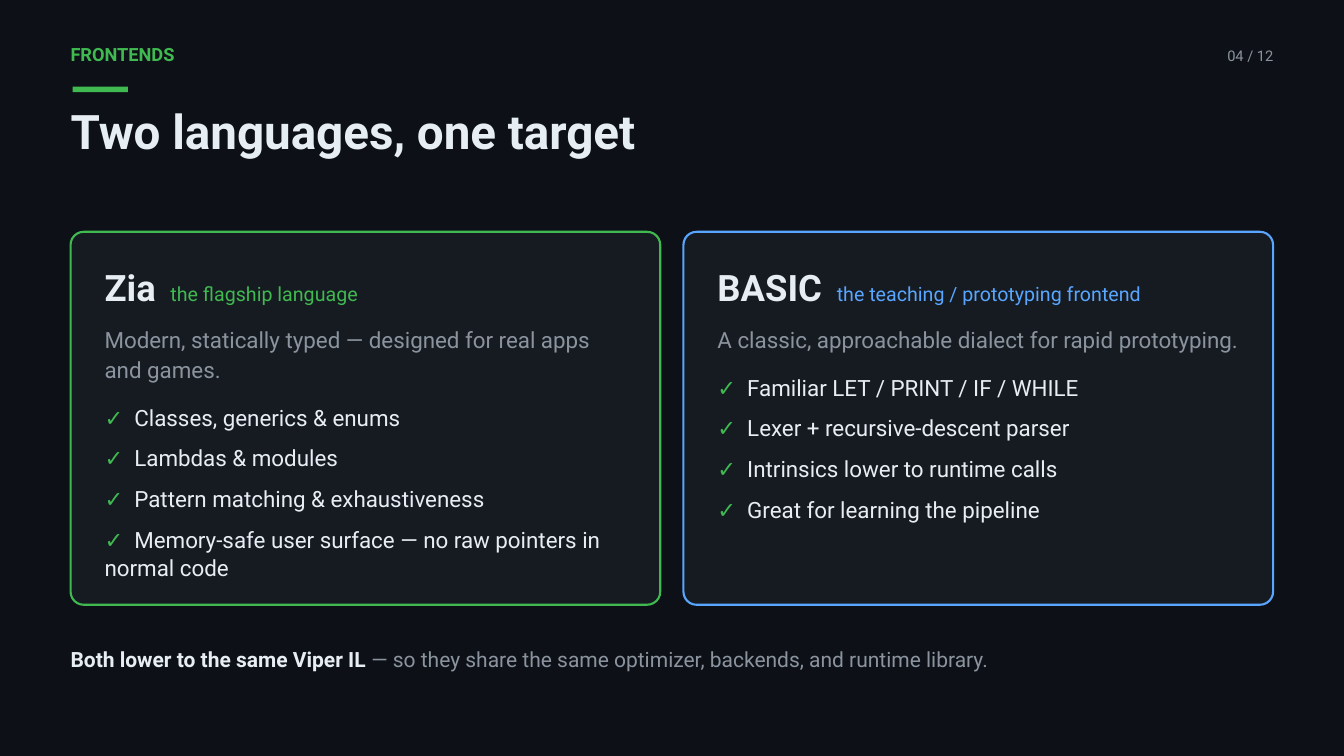
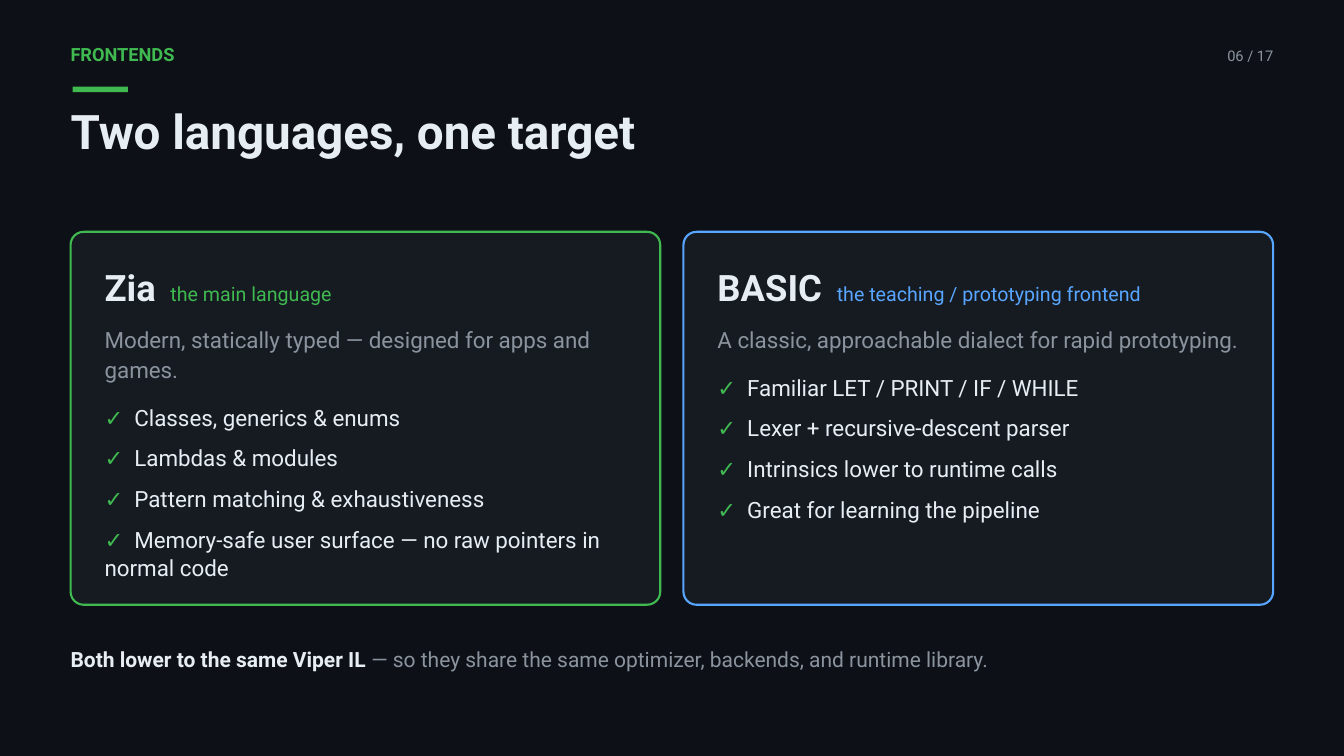
Before and after one commit to splanck/viper, a slide deck: slide 6 of misc/presentation/Viper_Intro_Revised.pptx (slide 4 before the commit). Drawn at 1344x756 pixels with LibreOffice and Linux fonts; fonts in the diff are those of the drawing. Boxes give left, top, right and bottom in pixels: in the first picture for what was removed or moved away, otherwise in the second. Text is boxed around its words. In the diff, an @@ line names an element or a change of style, - is before the commit and + after.

```diff
--- a/misc/presentation/Viper_Intro_Revised.pptx
+++ b/misc/presentation/Viper_Intro_Revised.pptx
@@ text at bbox=[1227, 50, 1273, 61]: text changed @@
-04 / 12
+06 / 17
@@ text in rounded rectangle at bbox=[105, 274, 590, 383]: text changed @@
-Zia the flagship language
-Modern, statically typed — designed for real apps and games.
+Zia the main language
+Modern, statically typed — designed for apps and games.
```
Also in this commit, not shown: 10 other slides changed, 5 slides added, 17 other files.
